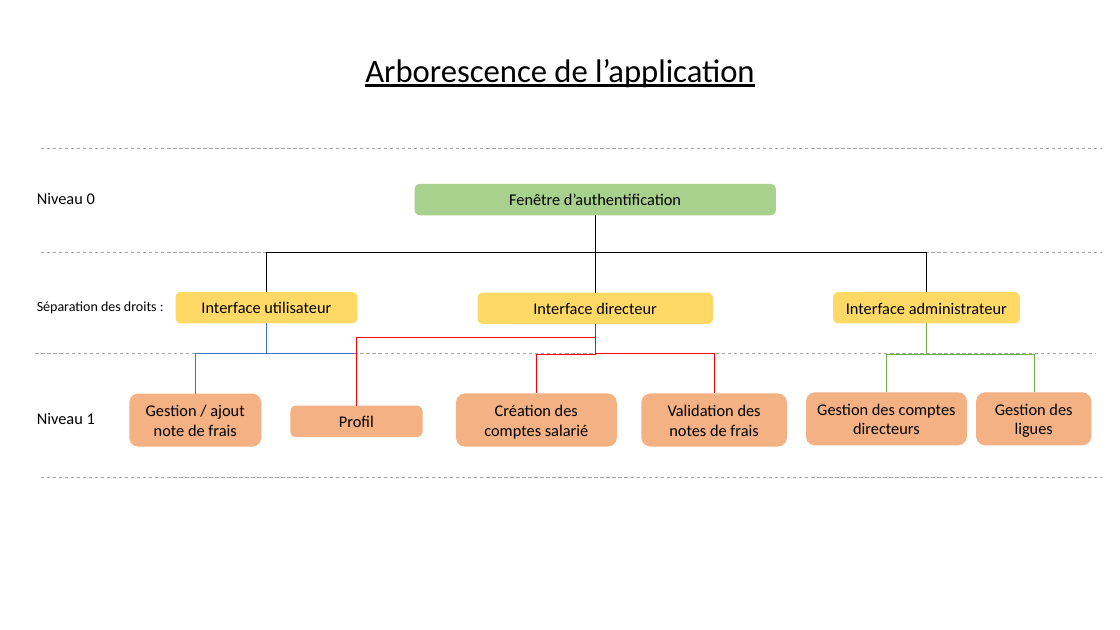
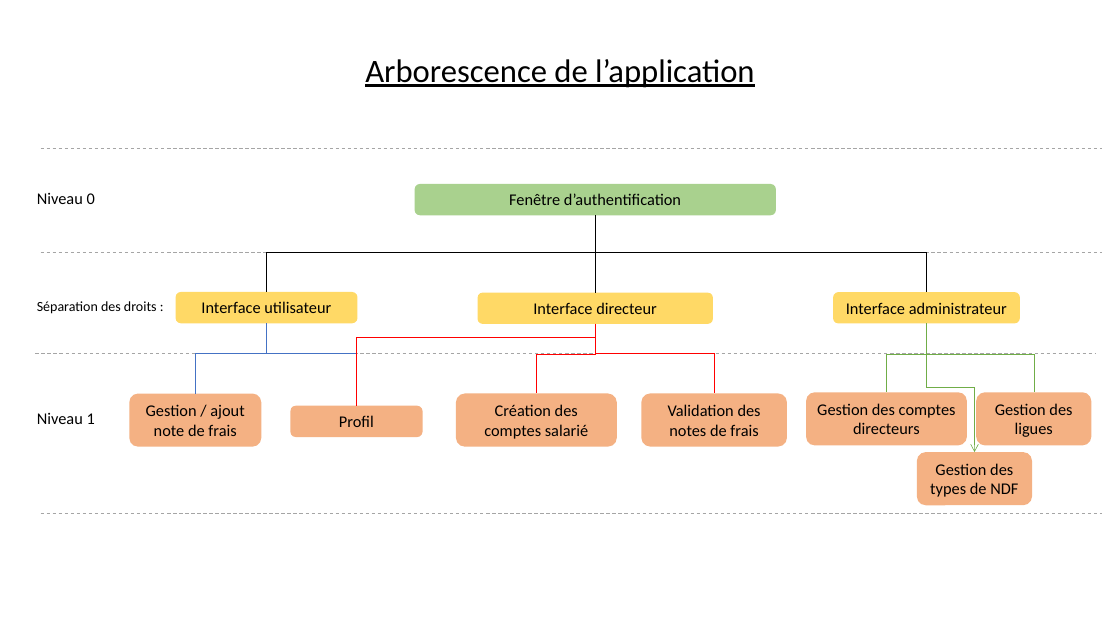
Before and after one commit to lGabranth/M2L_note_de_frais, a slide deck: slide 1 of Documentation/Ecrit/01d_Arborescence.pptx. Drawn at 1120x630 pixels with LibreOffice and Linux fonts; fonts in the diff are those of the drawing. Boxes give left, top, right and bottom in pixels: in the first picture for what was removed or moved away, otherwise in the second. Text is boxed around its words. In the diff, an @@ line names an element or a change of style, - is before the commit and + after.

```diff
--- a/Documentation/Ecrit/01d_Arborescence.pptx
+++ b/Documentation/Ecrit/01d_Arborescence.pptx
@@ elbow arrow added from (927, 323) to (975, 452), #70AD47 0.5 pt @@
@@ rounded rectangle added at bbox=[918, 452, 1033, 505], fill #F4B183, 14 pt, text #000000 @@
+Gestion des types de NDF
@@ line moved from (40, 478) - (1102, 478) to (40, 514) - (1102, 514) @@
```
Also in this commit, not shown: 6 other files.
